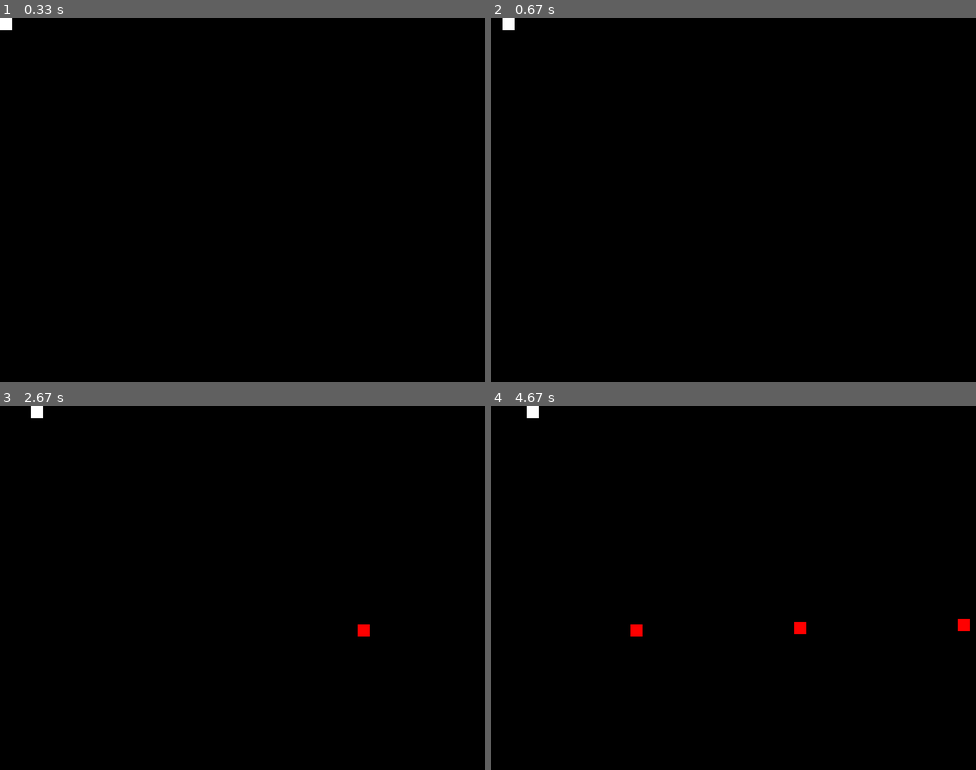
Above: before the commit, frames 1-4 (two rows, left to right).
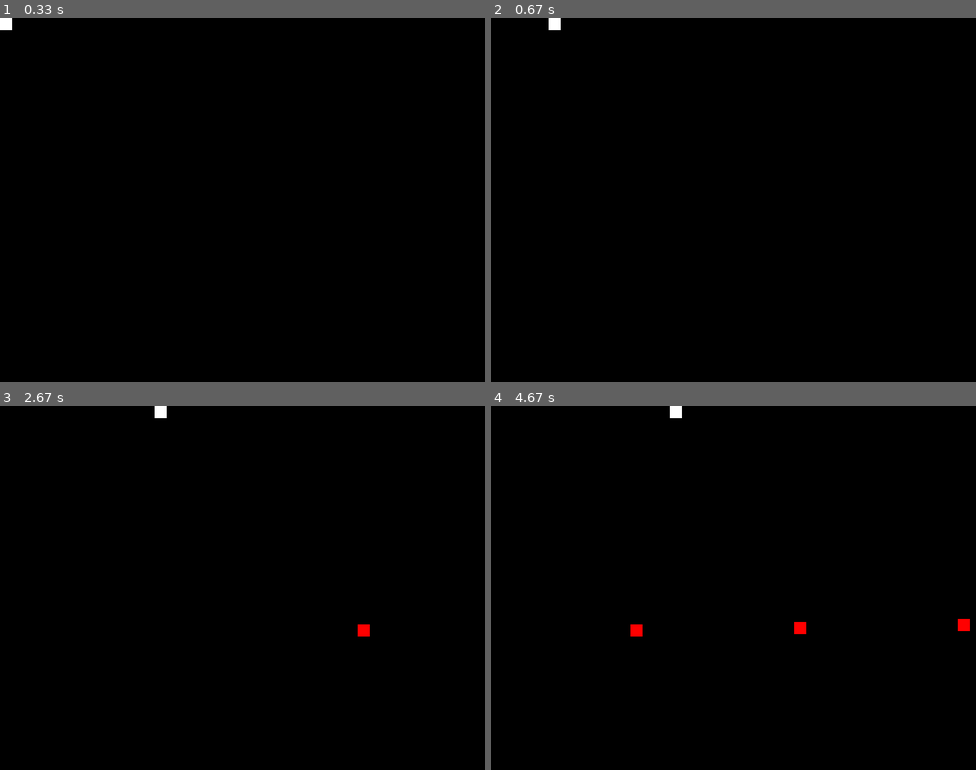
Above: after the commit, the same moments.

Repository: doremifasollasi/goIT_python-marathon-pygame
Game: pygame game, started from main.py
Same seed, same stepped clock (60 frames per second), same inputs: the game is played once before the commit and once after it.
Inputs:
- Up to frame 1 (0.33 s): no input
- Up to frame 2 (0.67 s): hold Right from 0.33 s (still down)
- Up to frame 3 (2.67 s): release Right at 0.8 s; hold Up 0.83-1.13 s; hold Right 1.17-1.63 s; hold Down 2.23-2.53 s; hold Left from 2.57 s (still down)
- Up to frame 4 (4.67 s): release Left at 2.97 s; hold Up 3-3.37 s; hold Right 3.4-4.03 s; hold Down 4.07-4.43 s; hold Left from 4.47 s (still down)

Frame 1 is identical in both runs. In frame 2, 0.2% of the frame differs, in the area x 2-15%, y 0-4%; in frame 3, 0.2%; in frame 4, 0.2%.

Commit message:
Removing enemies from the list so as not to overload the memory

Diff:
--- a/main.py
+++ b/main.py
@@ -20,7 +20,7 @@
 ball = pygame.Surface((20, 20))
 ball.fill(WHITE)
 ball_rect = ball.get_rect() #координати положення ball - початкове(0,0)
-ball_speed = 1
+ball_speed = 5
 
 def create_enemy():
     enemy = pygame.Surface((20, 20))
@@ -68,6 +68,10 @@
         enemy[1] = enemy[1].move(-enemy[2],0)
         main_surface.blit(enemy[0], enemy[1])
 
+        if enemy[1].left < 0: # Проблема: кількість ворогів у списку буде постійно збільшуватись, що призведе до навантаження на пам'ять. Рішення: видалення. Реалізація: Якщо позиція нашого ворога більша за 0, то ми його видяляємо.
+            enemies.pop(enemies.index(enemy))
+
+    # print(len(enemies)) # перевіримо, чи дійсно працює логіка видалення ворогів зі списку
 
     if pressed_key[K_DOWN]: #додаємо керування клавіши ВНИЗ
         ball_rect = ball_rect.move(0, ball_speed)
